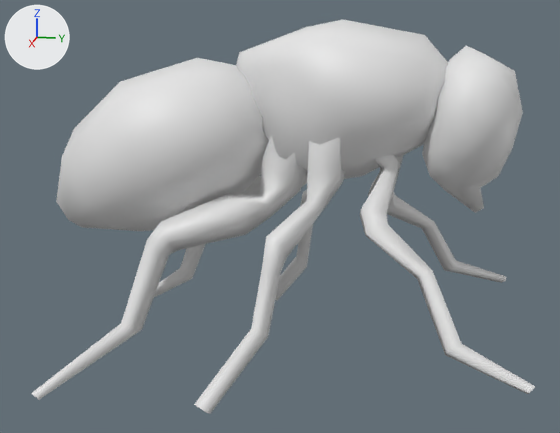
Renders of the FBX model Assets/_GAME/Art/Geometry/Enemies/Fly/Fly_v02.fbx from each side of a commit.
One viewpoint serves both versions: a 50 mm camera at (1.683, 0.335, 0.199) aimed at (0.008, 0.0, -0.219). Every picture has the same lights, and +X, +Y and +Z are marked at upper left. The older version comes first. Materials are left out; every surface is plain grey. Where no turn or scale is listed for an object, it has been applied to the vertices.

In view in the first picture: 'Ass', 'Body', 'Head', 'Legs1', 'Legs2', 'Legs3'.
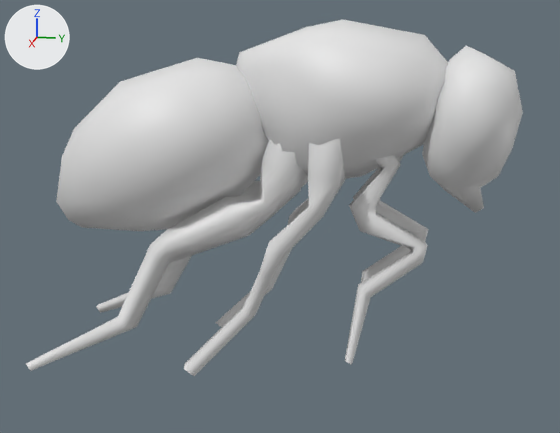
Where the newer file only moved an object's origin or applied its transform, the numbers keep the older frame.

Pixel boxes [x1, y1, x2, y2] of what changed, in the pictures (560 x 433 px):
'Legs3', deleted: before [31, 135, 308, 400]
'LegR3', added: after [26, 139, 306, 371]
'Legs2', deleted: before [194, 138, 345, 414]
'Legs1', deleted: before [360, 154, 535, 394]
'LegR2', added: after [184, 139, 345, 376]
'LegR1', added: after [345, 155, 428, 365]
'LegL1', added: after [353, 156, 429, 283]
'LegL3', added (mostly hidden): after [96, 175, 308, 313]
'LegL2', added (mostly hidden): after [216, 179, 346, 327]

The change, as a list of edits to the scene's bpy script:
```text
Add me_grid_051:
    me_grid_051.from_pydata(...)  # 32 vertices, 53 faces; spans x -0.047..0.138, y -0.588..0.041, z -0.529..0.039
Add me_grid_053:
    me_grid_053.from_pydata(...)  # 32 vertices, 56 faces; spans x -0.034..0.056, y -0.066..0.106, z -0.461..0.02
Add me_grid_1:
    me_grid_1.from_pydata(...)  # 32 vertices, 53 faces; spans x -0.138..0.047, y -0.588..0.041, z -0.529..0.039
Add me_grid_049_1:
    me_grid_049_1.from_pydata(...)  # 32 vertices, 56 faces; spans x -0.056..0.034, y -0.066..0.106, z -0.461..0.02
Add me_grid_050_1:
    me_grid_050_1.from_pydata(...)  # 28 vertices, 47 faces; spans x -0.069..0.03, y -0.315..0.042, z -0.54..0.022
Add me_grid_052:
    me_grid_052.from_pydata(...)  # 28 vertices, 47 faces; spans x -0.03..0.069, y -0.315..0.042, z -0.54..0.022
Remove ob_legs2:
    ob_legs2 = bpy.data.objects.new('Legs2', me_grid_050)
    ob_legs2.location = (0.0, 0.0, 0.0)
Remove ob_legs1:
    ob_legs1 = bpy.data.objects.new('Legs1', me_grid_049)
    ob_legs1.location = (0.0, 0.0, 0.0)
Remove ob_legs3:
    ob_legs3 = bpy.data.objects.new('Legs3', me_grid)
    ob_legs3.location = (0.0, 0.0, 0.0)
Add ob_legr3:
    ob_legr3 = bpy.data.objects.new('LegR3', me_grid_051)
    ob_legr3.location = (0.063, 0.038, -0.033)
Add ob_legr1:
    ob_legr1 = bpy.data.objects.new('LegR1', me_grid_053)
    ob_legr1.location = (0.066, 0.225, -0.056)
Add ob_legl3:
    ob_legl3 = bpy.data.objects.new('LegL3', me_grid_1)
    ob_legl3.location = (-0.063, 0.038, -0.033)
Add ob_legl1:
    ob_legl1 = bpy.data.objects.new('LegL1', me_grid_049_1)
    ob_legl1.location = (-0.066, 0.225, -0.056)
Add ob_legl2:
    ob_legl2 = bpy.data.objects.new('LegL2', me_grid_050_1)
    ob_legl2.location = (-0.092, 0.118, -0.022)
Add ob_legr2:
    ob_legr2 = bpy.data.objects.new('LegR2', me_grid_052)
    ob_legr2.location = (0.092, 0.118, -0.022)
```
